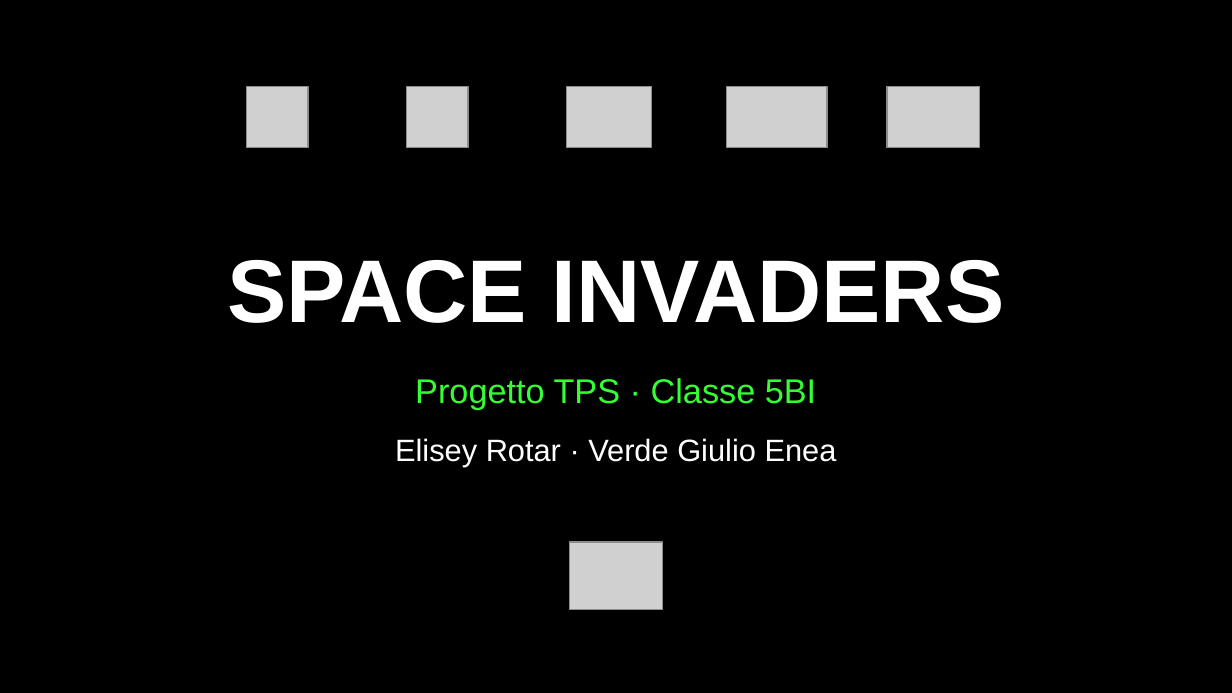
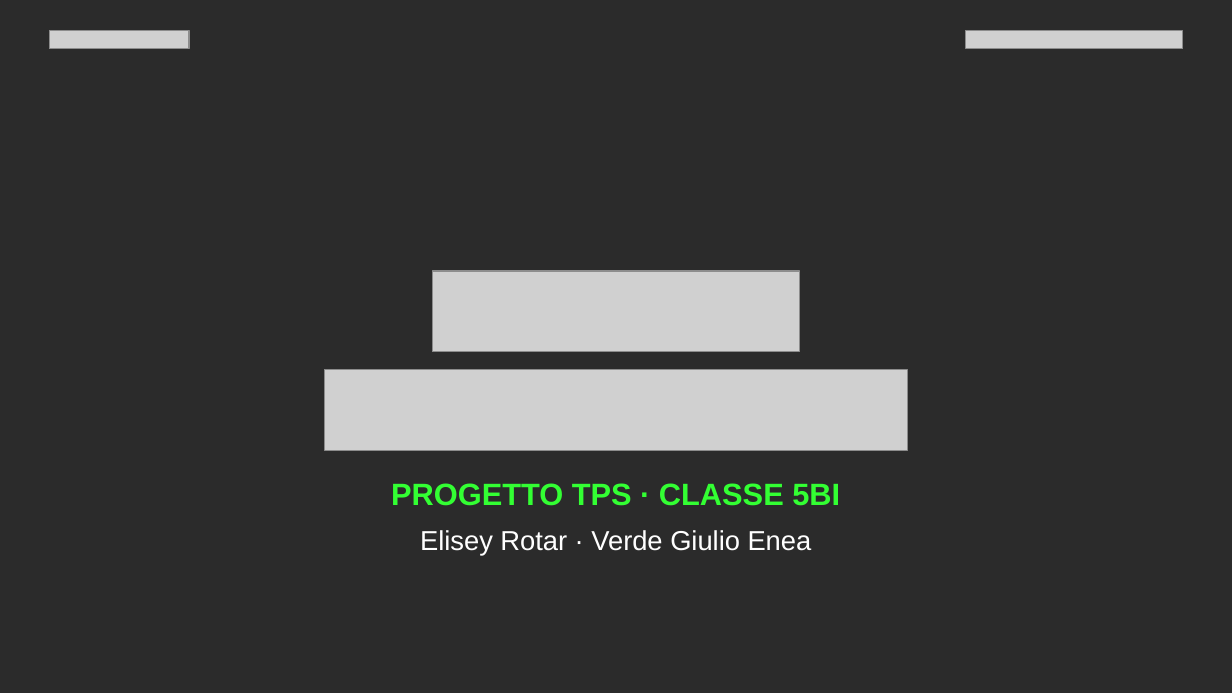
Before and after one commit to EliseyRotar/progetto-tps-arcade-games, a slide deck: slide 1 of consegna/Space Invaders - Presentazione.pptx. Drawn at 1232x693 pixels with LibreOffice and Linux fonts; fonts in the diff are those of the drawing; grey boxes stand for pictures; background and template pictures are left out; a plain dark background stands for a picture behind light text. Boxes give left, top, right and bottom in pixels: in the first picture for what was removed or moved away, otherwise in the second. Text is boxed around its words. In the diff, an @@ line names an element or a change of style, - is before the commit and + after.

```diff
--- a/consegna/Space Invaders - Presentazione.pptx
+++ b/consegna/Space Invaders - Presentazione.pptx
@@ background #000000 to picture (left out) @@
@@ picture added at [49, 31, 190, 49] @@
@@ picture added at [966, 31, 1183, 49] @@
@@ picture removed at [246, 86, 308, 148] @@
@@ picture removed at [407, 86, 468, 148] @@
@@ picture removed at [567, 86, 652, 148] @@
@@ picture removed at [727, 86, 827, 148] @@
@@ picture removed at [887, 86, 979, 148] @@
@@ text removed at [227, 260, 1005, 323] @@
-SPACE INVADERS
@@ picture added at [432, 271, 800, 352] @@
@@ picture added at [325, 370, 908, 451] @@
@@ text at [391, 483, 840, 506]: text changed; size 20 to 18 pt; bold on @@
-Progetto TPS · Classe 5BI
+PROGETTO TPS · CLASSE 5BI
@@ text "Elisey Rotar · Verde Giulio ...": place and size @@
-text "Elisey Rotar · Verde Giulio ..." at [395, 438, 837, 467]
+text "Elisey Rotar · Verde Giulio ..." at [420, 530, 812, 556]
@@ text "Elisey Rotar · Verde Giulio ..." at [420, 530, 812, 556]: size 18 to 16 pt @@
@@ picture removed at [569, 542, 662, 610] @@
```
Also in this commit, not shown: 9 other slides changed, 1 slide added, 1 slide removed, 8 other files.
